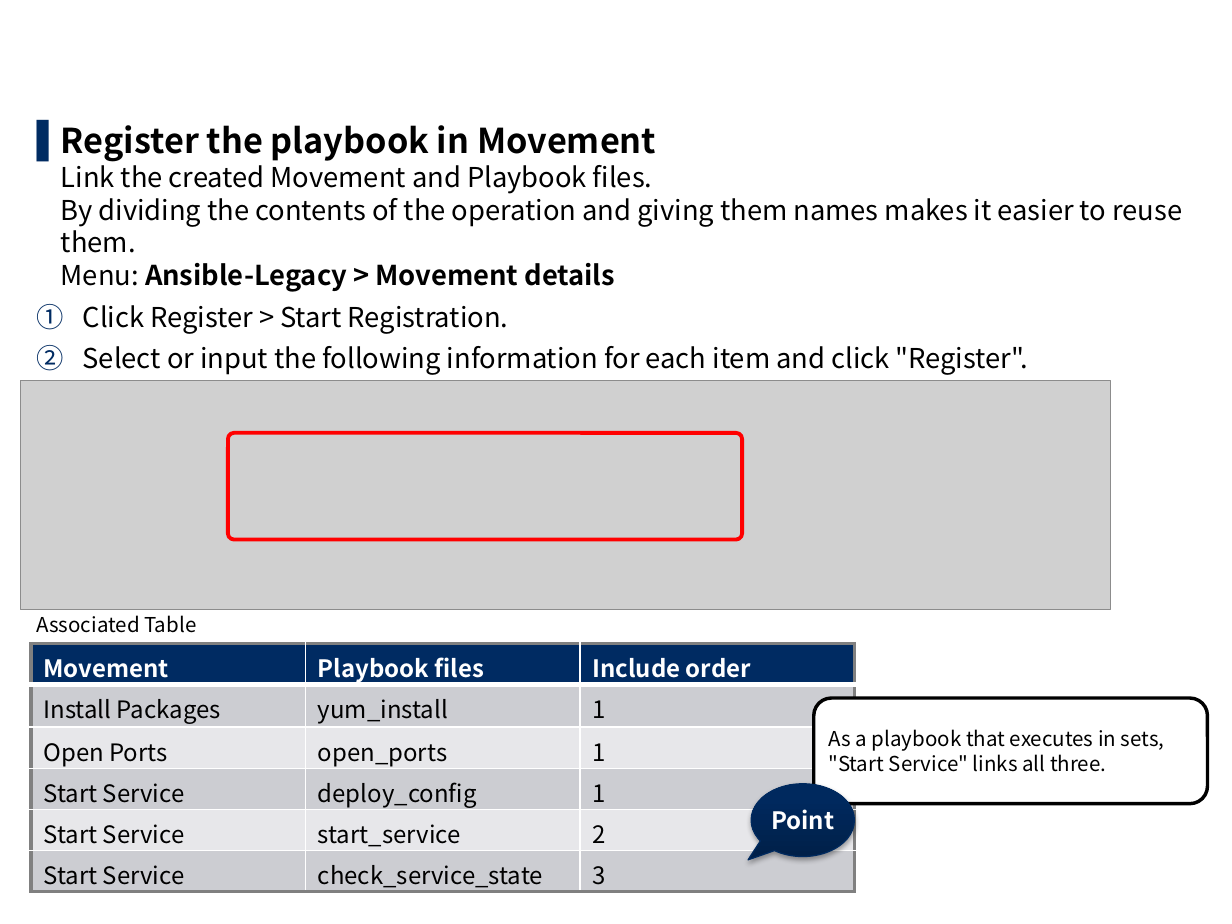
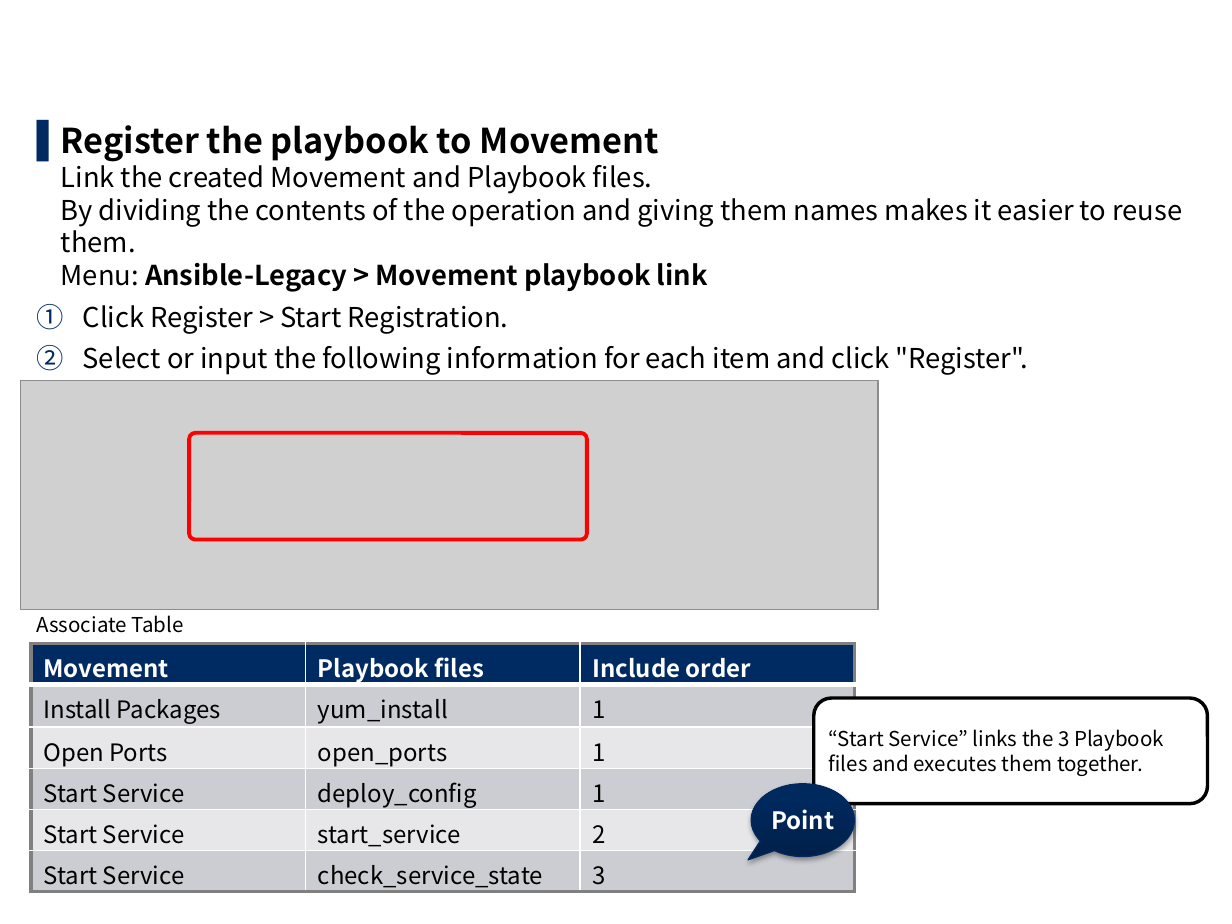
Before and after one commit to exastro-suite/it-automation-docs, a slide deck: slide 13 of asset/Learn/ITA-Ansible-Driver_en_practice.pptx. Drawn at 1232x924 pixels with LibreOffice and Linux fonts; fonts in the diff are those of the drawing; grey boxes stand for pictures; background and template pictures are left out. Boxes give left, top, right and bottom in pixels: in the first picture for what was removed or moved away, otherwise in the second. Text is boxed around its words. In the diff, an @@ line names an element or a change of style, - is before the commit and + after.

```diff
--- a/asset/Learn/ITA-Ansible-Driver_en_practice.pptx
+++ b/asset/Learn/ITA-Ansible-Driver_en_practice.pptx
@@ text at (61,125,1183,375): paragraph added @@
+star
@@ text at (61,125,1183,292): text changed @@
-▌ Register the playbook in Movement
-  Link the created Movement and Playbook files.
-  By dividing the contents of the operation and giving them names makes it easier to reuse them.
-  Menu: Ansible-Legacy > Movement details
+▌ Register the playbook to Movement
+  Link the created Movement and Playbook files.
+  By dividing the contents of the operation and giving them names makes it easier to reuse them.
+  Menu: Ansible-Legacy > Movement playbook link
@@ picture: place and size @@
-picture at (21,381,1111,610)
+picture at (21,381,878,610)
@@ rounded rectangle: place and size @@
-rounded rectangle at (228,432,742,540)
+rounded rectangle at (188,432,586,540)
@@ text at (36,615,184,633): text changed @@
-Associated Table
+Associate Table
@@ text in rounded rectangle at (829,729,1164,776): text changed @@
-As a playbook that executes in sets,
-"Start Service" links all three.
+“Start Service” links the 3 Playbook
+files and executes them together.
```
Also in this commit, not shown: 30 other slides changed, 7 other files.
